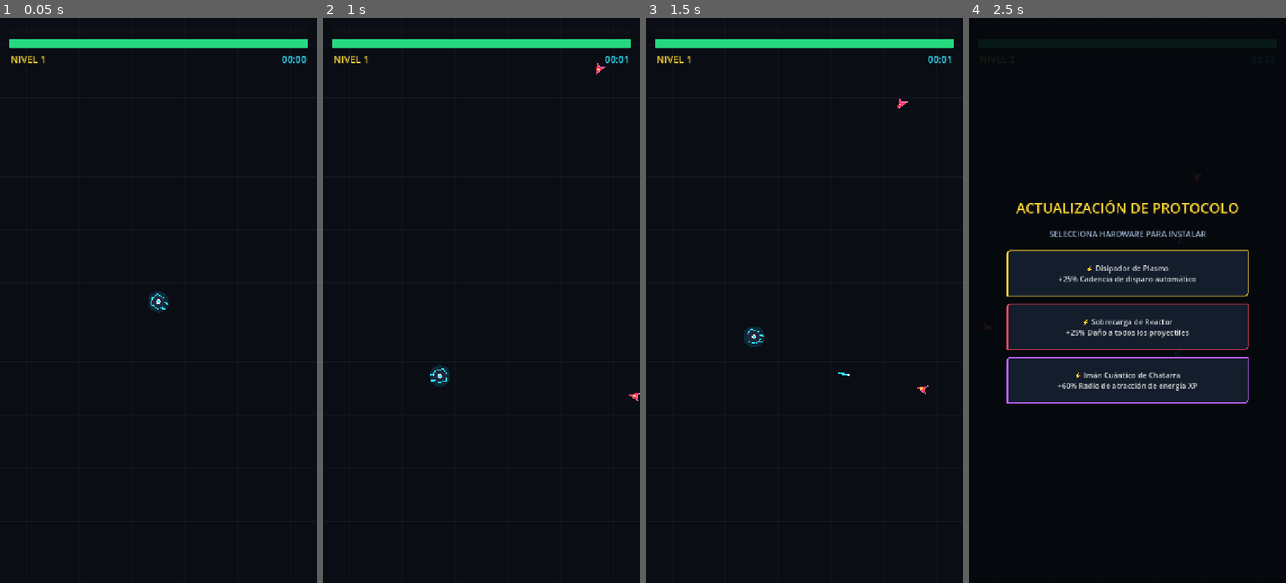
Above: before the commit, frames 1-4 (left to right).
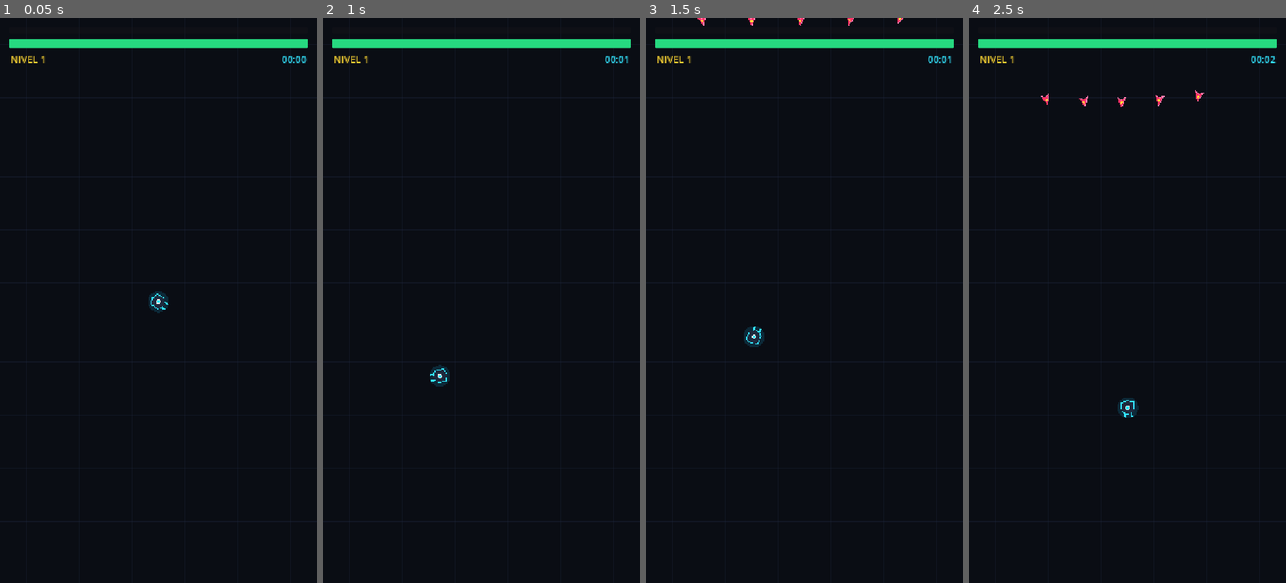
Above: after the commit, the same moments.

Repository: jonathanduranr/mecha-protocol
Game: Godot game, scene res://scenes/main.tscn
Two runs of this game, one before a commit and one after it. Both use one fixed random seed, a clock stepped at 60 frames per second and the inputs below.
Inputs:
- Up to frame 1 (0.05 s): no input
- Up to frame 2 (1 s): no input
- Up to frame 3 (1.5 s): no input
- Up to frame 4 (2.5 s): no input

Frame 1 is identical in both runs. In frame 2, less than 0.1% of the frame differs, in the area x 86-100%, y 8-68%; in frame 3, 0.2%; in frame 4, 6.3%, in the area x 2-98%, y 3-90%.

Commit message:
feat: choreographed tactical squad formations

Diff:
--- a/scripts/spawner.gd
+++ b/scripts/spawner.gd
@@ -1,10 +1,9 @@
 extends Node2D
 
 @export var mecha: Node2D
-@export var base_spawn_interval: float = 0.65
-
-var spawn_timer: float = 0.0
+
 var elapsed_time: float = 0.0
+var squad_timer: float = 1.2
 var next_swarm_time: float = 50.0
 
 var boss_spawned_3m: bool = false
@@ -15,57 +14,183 @@
 
 func _physics_process(delta: float) -> void:
 	elapsed_time += delta
-	spawn_timer -= delta
-
-	# Evento de Enjambres Periódicos (Swarm Rushes)
+	squad_timer -= delta
+
+	# Eventos de Enjambres Periódicos (Cada ~50s)
 	if elapsed_time >= next_swarm_time:
 		trigger_swarm_event()
-		next_swarm_time = elapsed_time + randf_range(45.0, 55.0)
+		next_swarm_time = elapsed_time + randf_range(48.0, 58.0)
 
 	# Eventos de Jefes por tiempo
 	if elapsed_time >= 180.0 and not boss_spawned_3m:
 		boss_spawned_3m = true
 		if hud and hud.has_method("show_alert"):
 			hud.show_alert("⚠️ ¡COLOSO CENTINELA DETECTADO! ⚠️")
-		spawn_specific_enemy("boss", 2200.0)
+		spawn_boss_with_escort(2200.0)
 
 	if elapsed_time >= 360.0 and not boss_spawned_6m:
 		boss_spawned_6m = true
 		if hud and hud.has_method("show_alert"):
 			hud.show_alert("⚠️ ¡TITÁN DE ASALTO MK-II DETECTADO! ⚠️")
-		spawn_specific_enemy("boss", 4800.0)
-
-	# Mayor densidad de spawns continuos
-	var current_interval: float = max(0.24, base_spawn_interval - (elapsed_time * 0.0022))
-
-	if spawn_timer <= 0:
-		spawn_timer = current_interval
-		process_wave_spawns()
-
-func process_wave_spawns() -> void:
+		spawn_boss_with_escort(4800.0)
+
+	# Spawner de Escuadrones Tácticos por Intervalos con Respiro
+	if squad_timer <= 0:
+		spawn_tactical_squad()
+		# Pausa táctica entre escuadrones (se reduce gradualmente con el tiempo)
+		var pause: float = max(2.2, 4.0 - (elapsed_time * 0.008))
+		squad_timer = pause
+
+## Selecciona y despliega una formación táctica según el minuto de juego
+func spawn_tactical_squad() -> void:
+	if not is_instance_valid(mecha):
+		return
+
+	var v_size := get_viewport_rect().size
+	var formation_type: int = randi() % 4
+
+	# Escalado de vida según el tiempo transcurrido
+	var scout_hp: float = 35.0 + (elapsed_time * 0.45)
+	var tank_hp: float = 220.0 + (elapsed_time * 1.1)
+	var swarm_hp: float = 60.0 + (elapsed_time * 0.35)
+	var shooter_hp: float = 90.0 + (elapsed_time * 0.5)
+
+	# FASE 1 (0 a 1 min): Principalmente escuadrones en V y Muros de Scouts
 	if elapsed_time < 60.0:
-		spawn_specific_enemy("scout", 35.0 + (elapsed_time * 0.4))
-		if elapsed_time > 30.0 and randf() < 0.45:
-			spawn_specific_enemy("scout", 35.0 + (elapsed_time * 0.4))
-	elif elapsed_time < 130.0:
-		spawn_specific_enemy("scout", 60.0 + (elapsed_time * 0.5))
-		if randf() < 0.35:
-			spawn_specific_enemy("tank", 220.0 + (elapsed_time * 1.0))
-		if elapsed_time > 75.0 and randf() < 0.30:
-			spawn_specific_enemy("shooter", 90.0 + (elapsed_time * 0.5))
+		if randf() < 0.6:
+			spawn_v_formation("scout", 5, scout_hp)
+		else:
+			spawn_sweep_wall("scout", 5, scout_hp)
+
+	# FASE 2 (1 a 2.5 min): Pinzas laterales, Escuadrones con Tanque y Shooters
+	elif elapsed_time < 150.0:
+		match formation_type:
+			0:
+				spawn_v_formation("scout", 7, scout_hp)
+			1:
+				spawn_pincer_formation("scout", 6, scout_hp)
+			2:
+				spawn_escort_squad(tank_hp, scout_hp)
+			3:
+				spawn_shooter_patrol(shooter_hp, scout_hp)
+
+	# FASE 3 (2.5 min en adelante): Asaltos combinados de alta presión
 	else:
-		# Fase de combate intenso: múltiples spawns por tick
-		for i in range(2):
-			if randf() < 0.40:
-				spawn_specific_enemy("swarm", 65.0 + (elapsed_time * 0.35))
-			elif randf() < 0.35:
-				spawn_specific_enemy("shooter", 110.0 + (elapsed_time * 0.5))
-			else:
-				spawn_specific_enemy("scout", 95.0 + (elapsed_time * 0.5))
-
-		if randf() < 0.35:
-			spawn_specific_enemy("tank", 340.0 + (elapsed_time * 1.2))
-
+		match formation_type:
+			0:
+				# Escuadrón V de avispas rápidas
+				spawn_v_formation("swarm", 7, swarm_hp)
+			1:
+				# Pinza pesada (Tanque + Shooters)
+				spawn_pincer_formation("shooter", 4, shooter_hp)
+				spawn_pincer_formation("scout", 6, scout_hp)
+			2:
+				spawn_sweep_wall("scout", 7, scout_hp)
+				spawn_specific_enemy("tank", tank_hp)
+			3:
+				spawn_escort_squad(tank_hp, swarm_hp)
+
+# --- FORMACIONES MILITARES ---
+
+## 1. Formación en Flecha (V)
+func spawn_v_formation(type_name: String, count: int, hp: float) -> void:
+	var v_size := get_viewport_rect().size
+	var edge := randi() % 4
+	var center_pos := Vector2.ZERO
+	var spacing: float = 40.0
+	var depth_step: float = 30.0
+
+	match edge:
+		0: # Desde arriba hacia abajo
+			center_pos = Vector2(randf_range(160, v_size.x - 160), -50.0)
+			for i in range(count):
+				var side_offset: float = (i / 2 + 1) * spacing * (1 if i % 2 == 0 else -1) if i > 0 else 0.0
+				var back_offset: float = (i / 2) * -depth_step if i > 0 else 0.0
+				spawn_drone_at_pos(center_pos + Vector2(side_offset, back_offset), type_name, hp)
+		1: # Desde abajo hacia arriba
+			center_pos = Vector2(randf_range(160, v_size.x - 160), v_size.y + 50.0)
+			for i in range(count):
+				var side_offset: float = (i / 2 + 1) * spacing * (1 if i % 2 == 0 else -1) if i > 0 else 0.0
+				var back_offset: float = (i / 2) * depth_step if i > 0 else 0.0
+				spawn_drone_at_pos(center_pos + Vector2(side_offset, back_offset), type_name, hp)
+		2: # Desde la izquierda hacia la derecha
+			center_pos = Vector2(-50.0, randf_range(200, v_size.y - 200))
+			for i in range(count):
+				var side_offset: float = (i / 2 + 1) * spacing * (1 if i % 2 == 0 else -1) if i > 0 else 0.0
+				var back_offset: float = (i / 2) * -depth_step if i > 0 else 0.0
+				spawn_drone_at_pos(center_pos + Vector2(back_offset, side_offset), type_name, hp)
+		3: # Desde la derecha hacia la izquierda
+			center_pos = Vector2(v_size.x + 50.0, randf_range(200, v_size.y - 200))
+			for i in range(count):
+				var side_offset: float = (i / 2 + 1) * spacing * (1 if i % 2 == 0 else -1) if i > 0 else 0.0
+				var back_offset: float = (i / 2) * depth_step if i > 0 else 0.0
+				spawn_drone_at_pos(center_pos + Vector2(back_offset, side_offset), type_name, hp)
+
+## 2. Ataque en Pinza (Izquierda y Derecha simultáneos)
+func spawn_pincer_formation(type_name: String, total_count: int, hp: float) -> void:
+	var v_size := get_viewport_rect().size
+	var per_side: int = total_count / 2
+	var base_y: float = clamp(mecha.global_position.y, 250.0, v_size.y - 250.0)
+
+	for i in range(per_side):
+		var y_off: float = (i - per_side / 2.0) * 45.0
+		# Flanco izquierdo
+		spawn_drone_at_pos(Vector2(-50.0, base_y + y_off), type_name, hp)
+		# Flanco derecho
+		spawn_drone_at_pos(Vector2(v_size.x + 50.0, base_y + y_off), type_name, hp)
+
+## 3. Muro Barredor (Línea recta horizontal)
+func spawn_sweep_wall(type_name: String, count: int, hp: float) -> void:
+	var v_size := get_viewport_rect().size
+	var from_top: bool = randf() < 0.5
+	var y_pos: float = -50.0 if from_top else v_size.y + 50.0
+	var step: float = v_size.x / float(count + 1)
+
+	for i in range(count):
+		var x_pos: float = step * float(i + 1)
+		spawn_drone_at_pos(Vector2(x_pos, y_pos), type_name, hp)
+
+## 4. Patrulla con Escolta (1 Tanque blindado + escolta)
+func spawn_escort_squad(tank_hp: float, escort_hp: float) -> void:
+	var v_size := get_viewport_rect().size
+	var edge := randi() % 4
+	var base_pos := Vector2.ZERO
+
+	match edge:
+		0: base_pos = Vector2(v_size.x * 0.5, -60.0)
+		1: base_pos = Vector2(v_size.x * 0.5, v_size.y + 60.0)
+		2: base_pos = Vector2(-60.0, v_size.y * 0.5)
+		3: base_pos = Vector2(v_size.x + 60.0, v_size.y * 0.5)
+
+	# Tanque en el centro
+	spawn_drone_at_pos(base_pos, "tank", tank_hp)
+	# 4 escoltas rodeando al tanque
+	spawn_drone_at_pos(base_pos + Vector2(35, 35), "scout", escort_hp)
+	spawn_drone_at_pos(base_pos + Vector2(-35, 35), "scout", escort_hp)
+	spawn_drone_at_pos(base_pos + Vector2(35, -35), "scout", escort_hp)
+	spawn_drone_at_pos(base_pos + Vector2(-35, -35), "scout", escort_hp)
+
+## 5. Patrulla de Francotiradores a distancia
+func spawn_shooter_patrol(shooter_hp: float, guard_hp: float) -> void:
+	var v_size := get_viewport_rect().size
+	var x_pos := 60.0 if randf() < 0.5 else v_size.x - 60.0
+	# 2 Tiradores entrando juntos
+	spawn_drone_at_pos(Vector2(x_pos, -50.0), "shooter", shooter_hp)
+	spawn_drone_at_pos(Vector2(x_pos + (30.0 if x_pos < 200 else -30.0), -90.0), "shooter", shooter_hp)
+	# 2 Scouts delante de escudo
+	spawn_drone_at_pos(Vector2(x_pos, -20.0), "scout", guard_hp)
+
+## Jefe Titán con escolta de honor
+func spawn_boss_with_escort(boss_hp: float) -> void:
+	var v_size := get_viewport_rect().size
+	var spawn_pos := Vector2(v_size.x * 0.5, -80.0)
+	spawn_drone_at_pos(spawn_pos, "boss", boss_hp)
+	# Escuadra de 4 scouts de escolta
+	for i in range(4):
+		var angle := i * (TAU / 4.0)
+		spawn_drone_at_pos(spawn_pos + Vector2(cos(angle), sin(angle)) * 60.0, "scout", 80.0)
+
+## Evento Masivo de Enjambre (Cada ~50s)
 func trigger_swarm_event() -> void:
 	if not is_instance_valid(mecha):
 		return
@@ -80,25 +205,30 @@
 			hud.show_alert("⚠️ ¡ENJAMBRE HOSTIL MASIVO! ⚠️")
 		spawn_flank_stampede(30, "swarm" if elapsed_time > 70.0 else "scout")
 
-## Spawnea un círculo de enemigos alrededor del mecha que convergen hacia él
 func spawn_circle_swarm(count: int, enemy_type: String) -> void:
 	var radius: float = 460.0
 	var angle_step := TAU / count
 	for i in range(count):
 		var angle := i * angle_step
 		var pos := mecha.global_position + Vector2(cos(angle), sin(angle)) * radius
-		spawn_drone_at_pos(pos, enemy_type, 25.0 + (elapsed_time * 0.2))
-
-## Spawnea una estampida desde los bordes superior e inferior
+		spawn_drone_at_pos(pos, enemy_type, 30.0 + (elapsed_time * 0.25))
+
 func spawn_flank_stampede(count: int, enemy_type: String) -> void:
-	var viewport_size := get_viewport_rect().size
+	var v_size := get_viewport_rect().size
 	for i in range(count):
 		var spawn_pos := Vector2.ZERO
 		if i % 2 == 0:
-			spawn_pos = Vector2(randf_range(20, viewport_size.x - 20), -40.0 - (i * 12))
+			spawn_pos = Vector2(randf_range(20, v_size.x - 20), -40.0 - (i * 14))
 		else:
-			spawn_pos = Vector2(randf_range(20, viewport_size.x - 20), viewport_size.y + 40.0 + (i * 12))
-		spawn_drone_at_pos(spawn_pos, enemy_type, 25.0 + (elapsed_time * 0.2))
+			spawn_pos = Vector2(randf_range(20, v_size.x - 20), v_size.y + 40.0 + (i * 14))
+		spawn_drone_at_pos(spawn_pos, enemy_type, 30.0 + (elapsed_time * 0.25))
+
+func spawn_specific_enemy(type_name: String, hp: float) -> void:
+	if not is_instance_valid(mecha):
+		return
+	var v_size := get_viewport_rect().size
+	var spawn_pos := Vector2(randf_range(40, v_size.x - 40), -50.0)
+	spawn_drone_at_pos(spawn_pos, type_name, hp)
 
 func spawn_drone_at_pos(pos: Vector2, type_name: String, hp: float) -> void:
 	var drone = drone_scene.instantiate()
@@ -108,20 +238,3 @@
 	drone.global_position = pos
 	drone.add_to_group("enemies")
 	get_parent().add_child(drone)
-
-func spawn_specific_enemy(type_name: String, hp: float) -> void:
-	if not is_instance_valid(mecha):
-		return
-
-	var viewport_size := get_viewport_rect().size
-	var spawn_pos := Vector2.ZERO
-	var edge := randi() % 4
-	var offset: float = 50.0
-
-	match edge:
-		0: spawn_pos = Vector2(randf_range(0, viewport_size.x), -offset)
-		1: spawn_pos = Vector2(randf_range(0, viewport_size.x), viewport_size.y + offset)
-		2: spawn_pos = Vector2(-offset, randf_range(0, viewport_size.y))
-		3: spawn_pos = Vector2(viewport_size.x + offset, randf_range(0, viewport_size.y))
-
-	spawn_drone_at_pos(spawn_pos, type_name, hp)
Not shown, changed: builds/web/index.html
Not shown, changed: builds/web/index.pck
